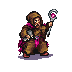
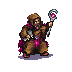
Before/after of a (72, 72) layered artwork. What changed in the layer stack:
painted on "head" over (26, 11, 43, 31)
